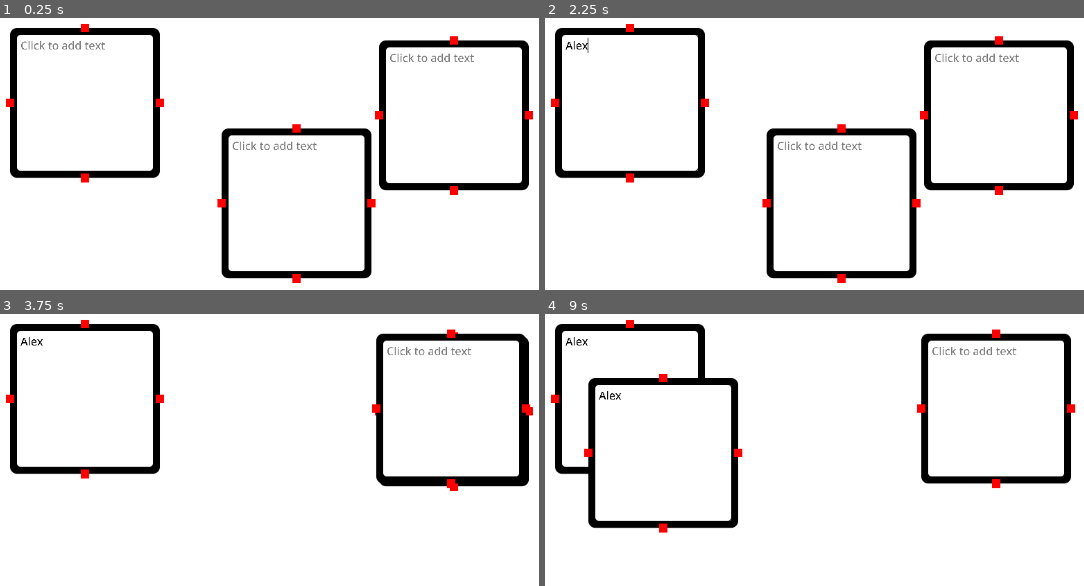
Above: before the commit, frames 1-4 (two rows, left to right).
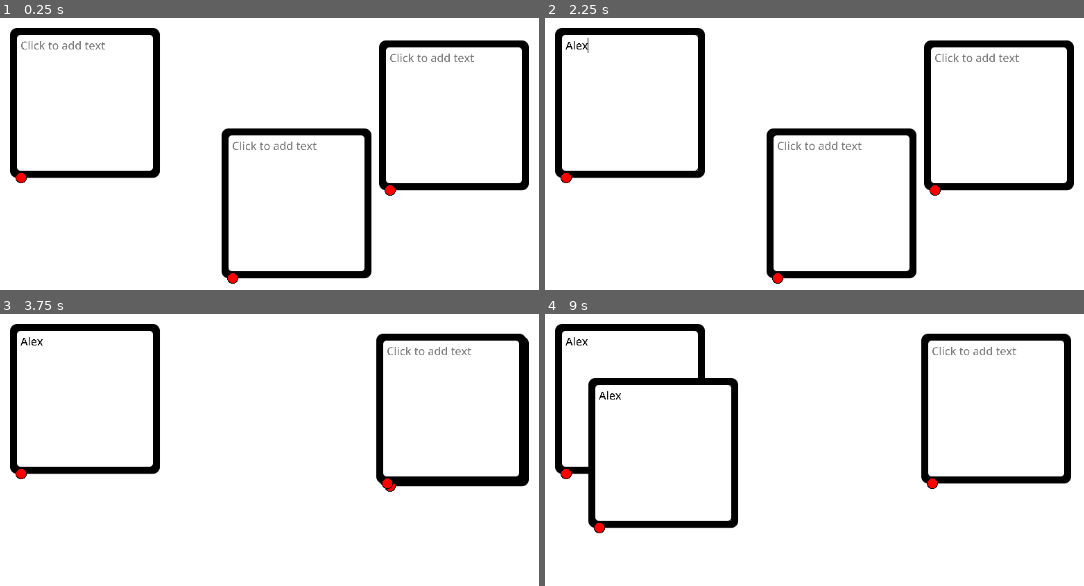
Above: after the commit, the same moments.

Repository: Shuflduf/Flow-Chart
Game: Godot game, scene res://scenes/main.tscn
The game is run twice, just before and just after one commit, with the same random seed, the same clock (stepped at 60 frames per second) and the same inputs. The engine's default icon, where the game draws it, is replaced by a stand-in: a white triangle on a blue panel in a dark square.
Inputs (mouse positions are in pixels of both pictures, inside the frame that each line leads up to):
- Up to frame 1 (0.25 s): no input
- Up to frame 2 (2.25 s): tap Enter at 0.5 s; move the mouse to (outside the picture) at 0.52 s; press the mouse at (outside the picture) at 0.53 s; tap Space at 1.25 s; move the mouse to (631, 102) at 1.27 s; release the mouse at (631, 102) at 1.28 s; click (631, 102) at 1.35 s; click (631, 102) at 2.02 s; type "Alex" at 2.1 s
- Up to frame 3 (3.75 s): tap Enter at 2.75 s; move the mouse to (296, 498) at 2.77 s; press the mouse at (296, 498) at 2.78 s; tap Space at 3.5 s; move the mouse to (452, 411) at 3.52 s; release the mouse at (452, 411) at 3.53 s; click (452, 411) at 3.6 s
- Up to frame 4 (9 s): click (1003, 411) at 4.27 s; type "Alex" at 4.35 s; tap Enter at 5 s; move the mouse to (1073, 537) at 5.02 s; press the mouse at (1073, 537) at 5.03 s; tap Space at 5.75 s; move the mouse to (593, 401) at 5.77 s; release the mouse at (593, 401) at 5.78 s; click (593, 401) at 5.85 s; move the mouse to (873, 469) at 6.52 s; press the mouse at (873, 469) at 6.53 s; move the mouse to (712, 357) at 7.27 s; release the mouse at (712, 357) at 7.28 s; click (712, 357) at 7.35 s; move the mouse to (1008, 447) at 8.02 s; press the mouse at (1008, 447) at 8.03 s; move the mouse to (674, 490) at 8.77 s; release the mouse at (674, 490) at 8.78 s; click (674, 490) at 8.85 s

The runs differ from the first frame. In frame 1, 0.8% of the frame differs, in the area x 1-99%, y 2-98%; in frame 2, 0.8%; in frame 3, 0.6%; in frame 4, 0.7%.

Commit message:
starting to add handles

Diff:
--- /dev/null
+++ b/resources/handle.tres
@@ -0,0 +1,15 @@
+[gd_resource type="StyleBoxFlat" format=3 uid="uid://ba2126hcropnr"]
+
+[resource]
+bg_color = Color(1, 0, 0, 1)
+border_width_left = 1
+border_width_top = 1
+border_width_right = 1
+border_width_bottom = 1
+border_color = Color(0, 0, 0, 1)
+corner_radius_top_left = 20
+corner_radius_top_right = 20
+corner_radius_bottom_right = 20
+corner_radius_bottom_left = 20
+anti_aliasing = false
+anti_aliasing_size = 0.01
--- a/scenes/node.tscn
+++ b/scenes/node.tscn
@@ -1,10 +1,9 @@
-[gd_scene load_steps=9 format=3 uid="uid://bt8ik1p2capsh"]
+[gd_scene load_steps=7 format=3 uid="uid://bt8ik1p2capsh"]
 
 [ext_resource type="Script" path="res://scripts/node.gd" id="1_33khk"]
 [ext_resource type="FontFile" uid="uid://b84rrip7gr1t1" path="res://assets/fonts/OPENSANS-MEDIUM.TTF" id="2_l54e1"]
-[ext_resource type="Texture2D" uid="uid://bhq6k0reoaba5" path="res://icon.svg" id="2_ye5ua"]
 [ext_resource type="StyleBox" uid="uid://dyrgf00qmr58x" path="res://resources/textedit.tres" id="3_3as4h"]
-[ext_resource type="Shader" path="res://shaders/circle.gdshader" id="4_6gs7g"]
+[ext_resource type="StyleBox" uid="uid://ba2126hcropnr" path="res://resources/handle.tres" id="4_rg46n"]
 
 [sub_resource type="StyleBoxFlat" id="StyleBoxFlat_m7f50"]
 bg_color = Color(0, 0, 0, 1)
@@ -22,11 +21,6 @@
 corner_radius_bottom_right = 5
 corner_radius_bottom_left = 5
 corner_detail = 16
-
-[sub_resource type="ShaderMaterial" id="ShaderMaterial_pjtmt"]
-shader = ExtResource("4_6gs7g")
-shader_parameter/circle_radius = 0.5
-shader_parameter/circle_color = Color(1, 0, 0, 1)
 
 [node name="Node" type="PanelContainer"]
 anchors_preset = -1
@@ -81,29 +75,59 @@
 layout_mode = 2
 mouse_filter = 2
 
-[node name="Sprite2D" type="Sprite2D" parent="Handles"]
-material = SubResource("ShaderMaterial_pjtmt")
-position = Vector2(0, 64)
-scale = Vector2(0.1, 0.1)
-texture = ExtResource("2_ye5ua")
+[node name="Panel" type="Panel" parent="Handles"]
+layout_mode = 1
+anchors_preset = 4
+anchor_top = 0.5
+anchor_bottom = 0.5
+offset_left = -8.0
+offset_top = -7.99993
+offset_right = 8.0
+offset_bottom = 8.00007
+grow_vertical = 2
+theme_override_styles/panel = ExtResource("4_rg46n")
 
-[node name="Sprite2D2" type="Sprite2D" parent="Handles"]
-material = SubResource("ShaderMaterial_pjtmt")
-position = Vector2(64, 128)
-scale = Vector2(0.1, 0.1)
-texture = ExtResource("2_ye5ua")
+[node name="Panel2" type="Panel" parent="Handles"]
+visible = false
+layout_mode = 1
+anchors_preset = 7
+anchor_left = 0.5
+anchor_top = 1.0
+anchor_right = 0.5
+anchor_bottom = 1.0
+offset_left = -8.0
+offset_top = -7.99986
+offset_right = 8.0
+offset_bottom = 8.00015
+grow_horizontal = 2
+grow_vertical = 0
+theme_override_styles/panel = ExtResource("4_rg46n")
 
-[node name="Sprite2D3" type="Sprite2D" parent="Handles"]
-material = SubResource("ShaderMaterial_pjtmt")
-position = Vector2(128, 64)
-scale = Vector2(0.1, 0.1)
-texture = ExtResource("2_ye5ua")
+[node name="Panel3" type="Panel" parent="Handles"]
+visible = false
+layout_mode = 1
+anchors_preset = 4
+anchor_top = 0.5
+anchor_bottom = 0.5
+offset_left = 120.0
+offset_top = -7.99993
+offset_right = 136.0
+offset_bottom = 8.00007
+grow_vertical = 2
+theme_override_styles/panel = ExtResource("4_rg46n")
 
-[node name="Sprite2D4" type="Sprite2D" parent="Handles"]
-material = SubResource("ShaderMaterial_pjtmt")
-position = Vector2(64, 0)
-scale = Vector2(0.1, 0.1)
-texture = ExtResource("2_ye5ua")
+[node name="Panel4" type="Panel" parent="Handles"]
+visible = false
+layout_mode = 1
+anchors_preset = 5
+anchor_left = 0.5
+anchor_right = 0.5
+offset_left = -8.0
+offset_top = -8.00001
+offset_right = 8.0
+offset_bottom = 7.99999
+grow_horizontal = 2
+theme_override_styles/panel = ExtResource("4_rg46n")
 
 [connection signal="gui_input" from="." to="." method="_on_gui_input"]
 [connection signal="mouse_entered" from="." to="." method="_on_mouse_entered"]
--- a/scripts/chart.gd
+++ b/scripts/chart.gd
@@ -29,11 +29,3 @@
 func move_grid():
 	grid_pos = actual_pos / Global.settings.grid_resolution
 	Global.active_node.global_position = grid_pos * Global.settings.grid_resolution
-
-func _on_gui_input(event):
-	if event.is_action_pressed("mouse_left"):
-		print("clicked on CHART")
-
-func _on_sub_viewport_container_gui_input(event):
-	if event.is_action_pressed("mouse_left"):
-		print("clicked on subviewportcontainer")
--- a/scripts/node.gd
+++ b/scripts/node.gd
@@ -62,7 +62,9 @@
 		_on_text_edit_focus_exited()
 
 func update_handles_position():
-	handles.get_children()[0].position = Vector2(0, size.y / 2)
-	handles.get_children()[1].position = Vector2(size.x / 2, size.y)
-	handles.get_children()[2].position = Vector2(size.x, size.y / 2)
-	handles.get_children()[3].position = Vector2(size.x / 2, 0)
+	var handles_children = handles.get_children()
+	handles_children[0].position = Vector2(0, size.y / 2) + Vector2(handles_children[0].size.x / 2, -handles_children[0].size.x / 2)
+	print(handles_children[0].position)
+	handles_children[1].position = Vector2(size.x / 2, size.y)
+	handles_children[2].position = Vector2(size.x, size.y / 2)
+	handles_children[3].position = Vector2(size.x / 2, 0)
--- a/scripts/settings.gd
+++ b/scripts/settings.gd
@@ -4,4 +4,3 @@
 @export var grid: bool
 @export var mouse_margin := 10.0
 @export var grid_resolution := 25
-@export var double_click_time := 0.3
